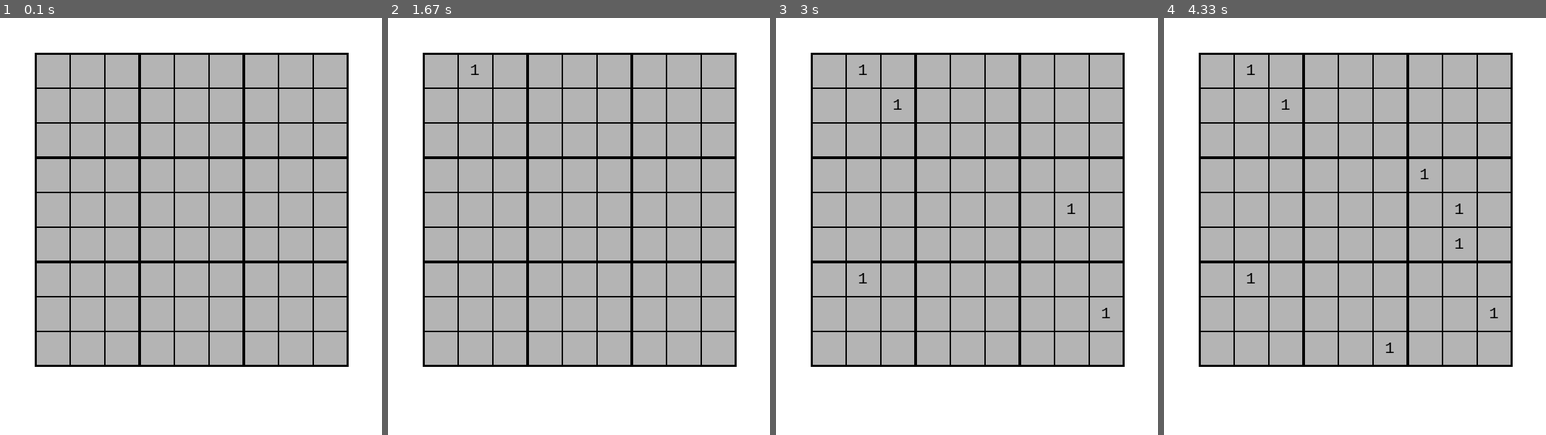
Above: before the commit, frames 1-4 (left to right).
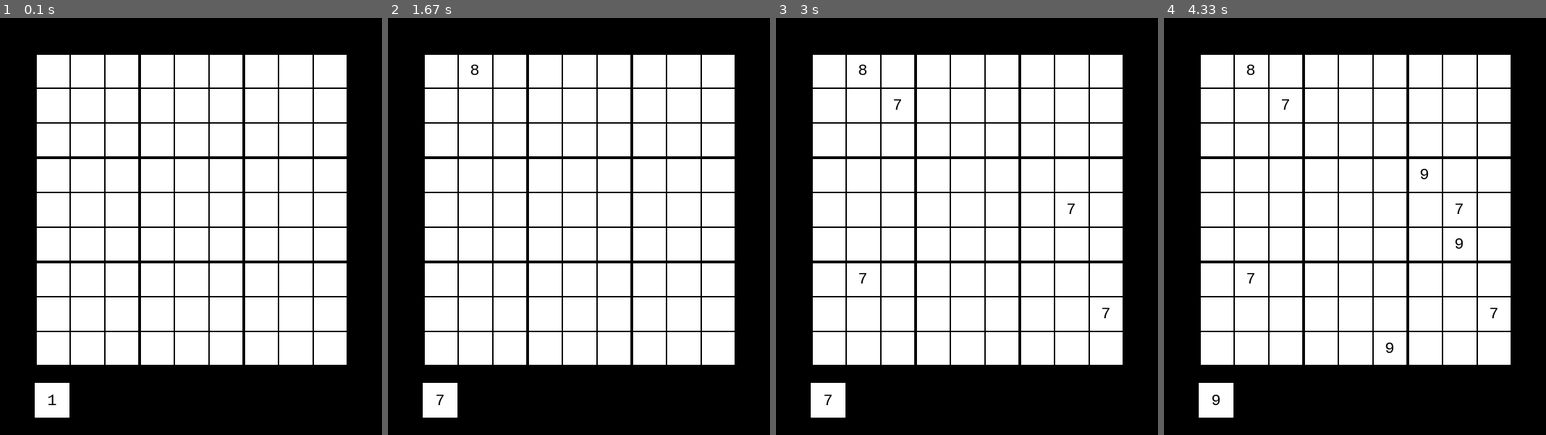
Above: after the commit, the same moments.

Repository: JingzOoi/pygame_sudoku_solver
Game: pygame game, started from main.py
Two runs of this game, one before a commit and one after it. Both use one fixed random seed, a clock stepped at 60 frames per second and the inputs below.
Inputs (mouse positions are in pixels of both pictures, inside the frame that each line leads up to):
- Up to frame 1 (0.1 s): no input
- Up to frame 2 (1.67 s): tap 6 at 0.33 s; hold 8 0.67-1.13 s; click (479, 72) at 1.22 s; tap 7 at 1.5 s
- Up to frame 3 (3 s): click (905, 88) at 1.88 s; click (1085, 218) at 2.22 s; click (1100, 309) at 2.55 s; click (860, 272) at 2.88 s
- Up to frame 4 (4.33 s): tap 9 at 3.17 s; click (1435, 172) at 3.55 s; click (1377, 343) at 3.88 s; click (1465, 259) at 4.22 s

The runs differ from the first frame. In frame 1, 92% of the frame differs, in the area x 0-100%, y 0-100%; in frame 2, 92%; in frame 3, 92%; in frame 4, 92%.

Commit message:
added current value grid, moved board.draw() to be under game.draw()

Diff:
--- a/main.py
+++ b/main.py
@@ -5,7 +5,7 @@
     """A space on a Sudoku board. Holds a value unique to row, column, and box."""
 
     SIZE = 50
-    COLOR_BACKGROUND = (180, 180, 180)
+    COLOR_BACKGROUND = (255, 255, 255)
     COLOR_TEXT = (0, 0, 0)
 
     def __init__(self, pos: tuple, value: int = None):
@@ -13,7 +13,7 @@
         self.col, self.row = pos
         self.position = (self.col, self.row)
         self.box = self.parse_box()
-        self.value = None
+        self.value = value
         self.coordinates = ((self.col-1)*self.SIZE, (self.row-1)*self.SIZE)
 
     def __repr__(self) -> str:
@@ -103,6 +103,15 @@
     def change_current_value(self, num: int):
         self.current_value = num if 0 < num < 10 else 1
         print(f"Current selected value held by mouse set to {self.current_value}.")
+
+    def draw(self, surface: pygame.Surface):
+        """Draws game elements and board"""
+        self.board.draw(surface)
+        g = Grid((0, 0), self.current_value)
+        x = Grid.SIZE
+        y = self.board.BOTTOM + Grid.SIZE // 2
+        g.coordinates = (x, y)
+        g.draw(surface)
 
 
 class Window:
@@ -146,19 +155,27 @@
                 self.game.current_value = 4
             elif keys[pygame.K_5]:
                 self.game.current_value = 5
+            elif keys[pygame.K_6]:
+                self.game.current_value = 6
+            elif keys[pygame.K_7]:
+                self.game.current_value = 7
+            elif keys[pygame.K_8]:
+                self.game.current_value = 8
+            elif keys[pygame.K_9]:
+                self.game.current_value = 9
 
         return True
 
     def update(self):
         with self.RENDERER:
-            self.RENDERER.draw_board(self.game.board)
+            self.RENDERER.draw_game(self.game)
             return self.handle_events()
 
 
 class Renderer:
     """An instance of a renderer. Draws everything on the Window."""
 
-    COLOR_BACKGROUND = (255, 255, 255)
+    COLOR_BACKGROUND = (0, 0, 0)
 
     def __init__(self, size: tuple):
         self.SIZE = size
@@ -172,8 +189,8 @@
     def __exit__(self, exc_type, exc_value, exc_trace):
         pygame.display.update()
 
-    def draw_board(self, board):
-        board.draw(self.DISPLAY)
+    def draw_game(self, game):
+        game.draw(self.DISPLAY)
 
 
 if __name__ == "__main__":
@@ -184,6 +201,3 @@
 
 class GridNotFoundError(Exception):
     """Called when grid is not found in the board."""
-
-    def __init__(self, message):
-        super().__init__(message)
